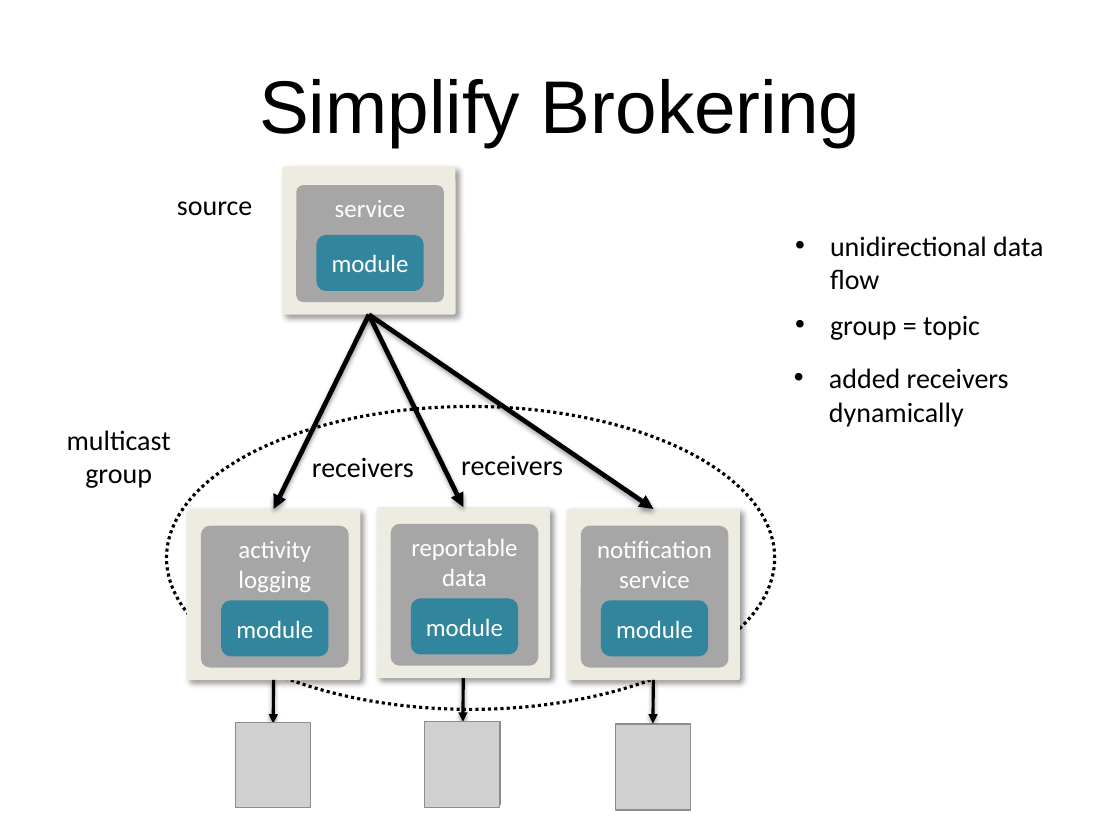
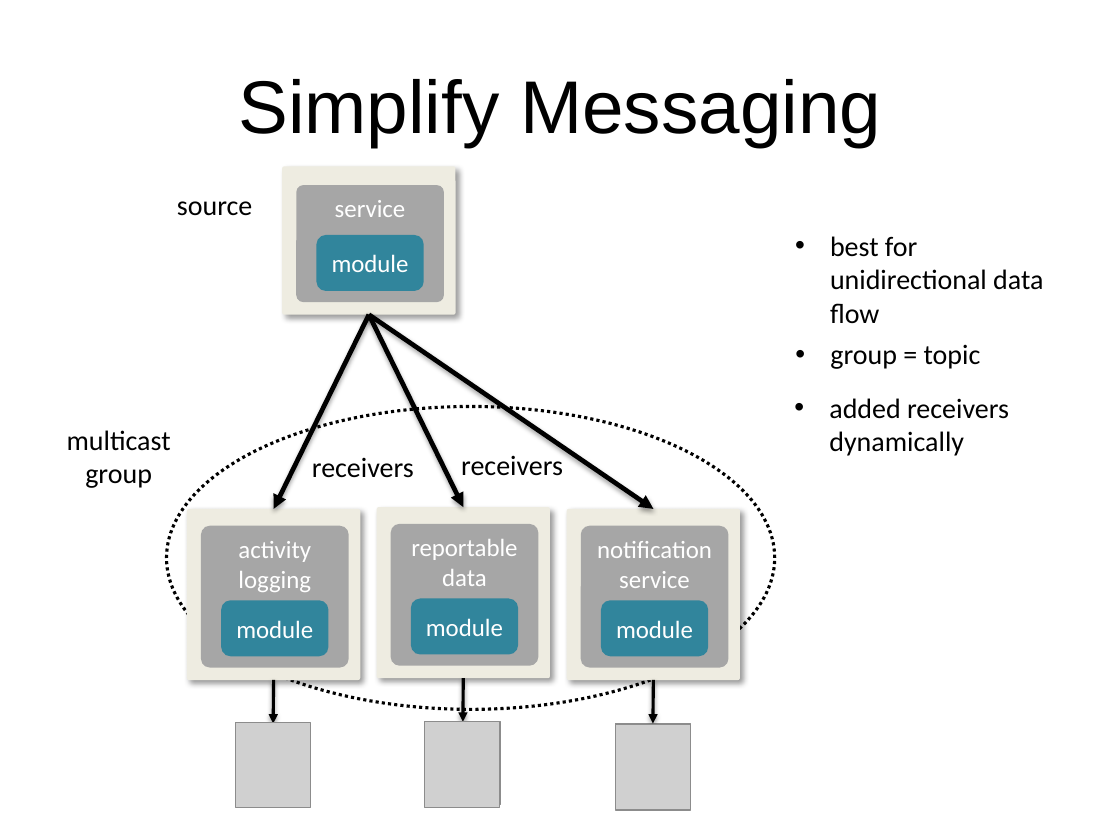
Before and after one commit to dsietz/datadot, a slide deck: slide 35 of Building Clustered Applications in a Distributed Architecture.pptx. Drawn at 1120x840 pixels with LibreOffice and Linux fonts; fonts in the diff are those of the drawing; grey boxes stand for pictures. Boxes give left, top, right and bottom in pixels: in the first picture for what was removed or moved away, otherwise in the second. Text is boxed around its words. In the diff, an @@ line names an element or a change of style, - is before the commit and + after.

Commit message:
finished presentation

```diff
--- a/Building Clustered Applications in a Distributed Architecture.pptx
+++ b/Building Clustered Applications in a Distributed Architecture.pptx
@@ title at box(238, 79, 881, 147): text changed @@
-Simplify Brokering
+Simplify Messaging
@@ text at box(830, 236, 1043, 323): text changed @@
-• unidirectional data flow
+• best for unidirectional data flow
@@ text "group = topic": place and size @@
-text "group = topic" at box(830, 316, 980, 340)
+text "group = topic" at box(830, 344, 981, 369)
@@ text "added receivers dynamically": place and size @@
-text "added receivers dynamically" at box(829, 368, 1009, 427)
+text "added receivers dynamically" at box(829, 398, 1009, 456)
```
Also in this commit, not shown: 7 other slides changed, 10 slides added, 2 slides removed.
